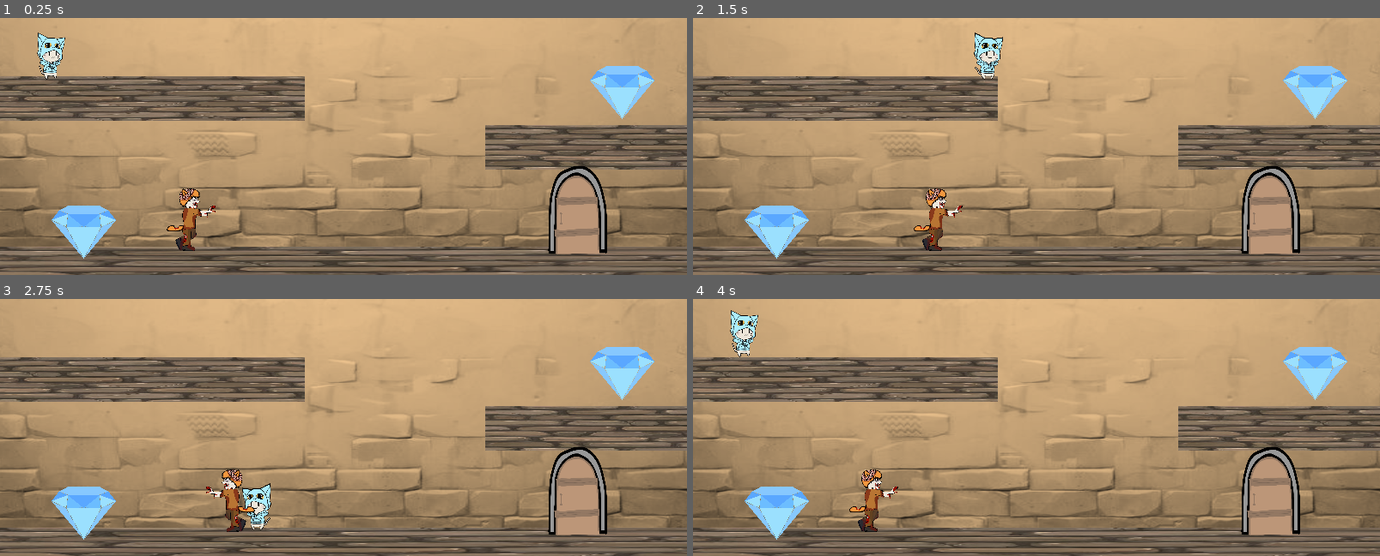
Above: before the commit, frames 1-4 (two rows, left to right).
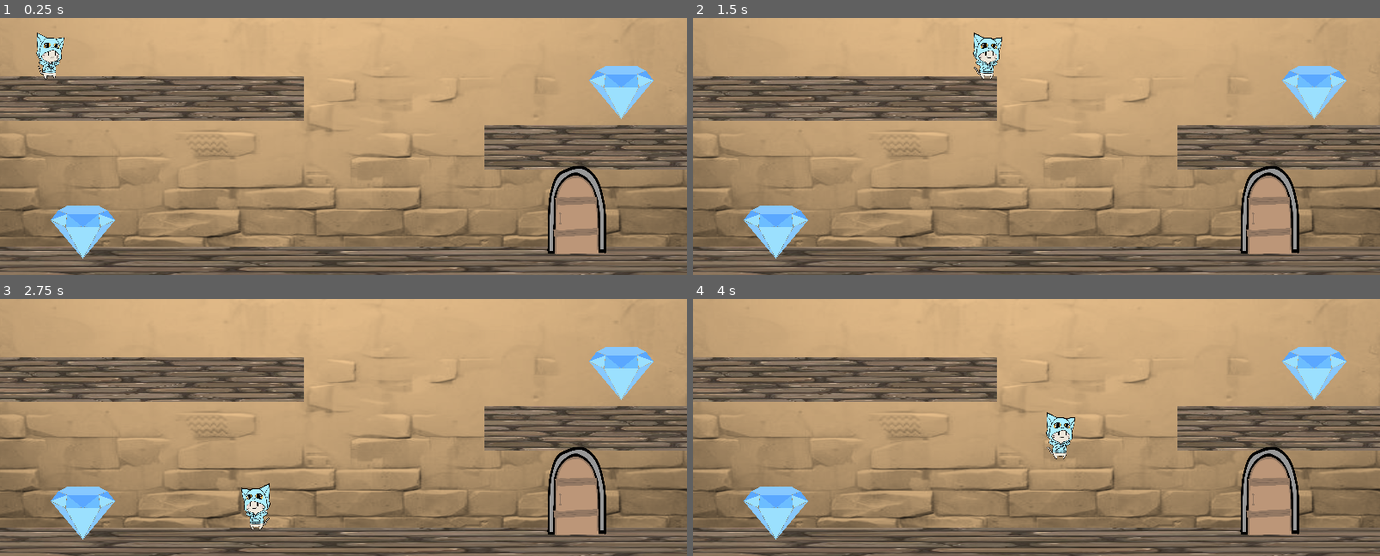
Above: after the commit, the same moments.

Repository: Lucca45/shadowforge
Game: Godot game, scene res://huh.tscn
The game is run twice, just before and just after one commit, with the same random seed, the same clock (stepped at 60 frames per second) and the same inputs. Before the commit the project starts from res://node_2d2.tscn.
Inputs (mouse positions are in pixels of both pictures, inside the frame that each line leads up to):
- Up to frame 1 (0.25 s): no input
- Up to frame 2 (1.5 s): tap Enter (ui_accept) at 0.5, 0.77 s; hold Right (ui_right) from 0.53 s (still down)
- Up to frame 3 (2.75 s): tap Enter (ui_accept) at 1.52 s; release Right (ui_right) at 2.03 s; hold Left (ui_left) from 2.03 s (still down)
- Up to frame 4 (4 s): release Left (ui_left) at 2.75 s; click (1063, 468) at 2.75 s, where only the run before the commit has a clickable "Play again"; tap Enter (ui_accept) at 3.5, 3.77 s; hold Right (ui_right) from 3.53 s (still down)

The runs differ from the first frame. In frame 1, 1.8% of the frame differs, in the area x 1-100%, y 5-100%; in frame 2, 1.7%; in frame 3, 1.7%; in frame 4, 2.5%, in the area x 1-100%, y 4-100%.

Commit message:
Level 1 naar level 2

Diff:
--- a/main game/deur.gd
+++ b/main game/deur.gd
@@ -20,4 +20,4 @@
 			print("Door locked. Collect more gems!")
 
 func change_scene():
-	get_tree().change_scene_to_file("res://walking.tscn")
+	get_tree().change_scene_to_file("res://node_2d2.tscn")
--- a/main game/project.godot
+++ b/main game/project.godot
@@ -11,7 +11,7 @@
 [application]
 
 config/name="main game"
-run/main_scene="uid://qyrmmhp86irh"
+run/main_scene="uid://c333hhte4qe5h"
 config/features=PackedStringArray("4.5", "Forward Plus")
 config/icon="res://icon.svg"
 
Not shown: 1 places in main game/huh.tscn that only renumber resources
